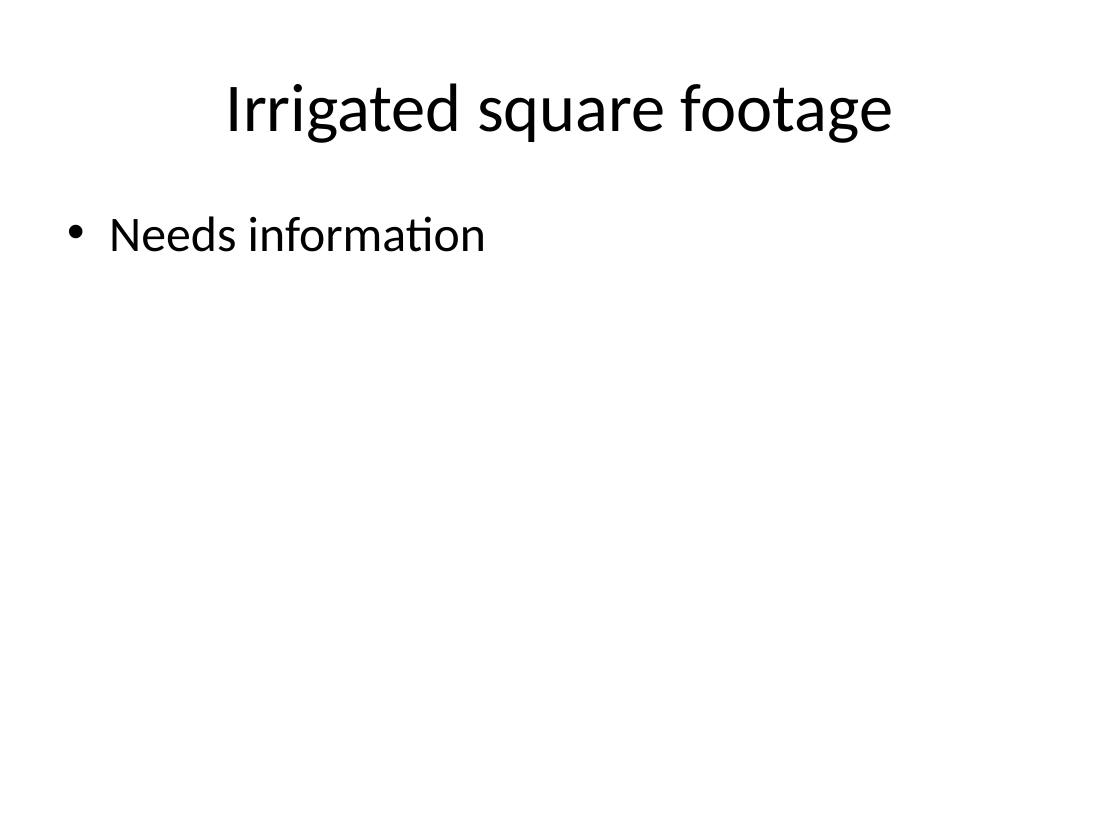
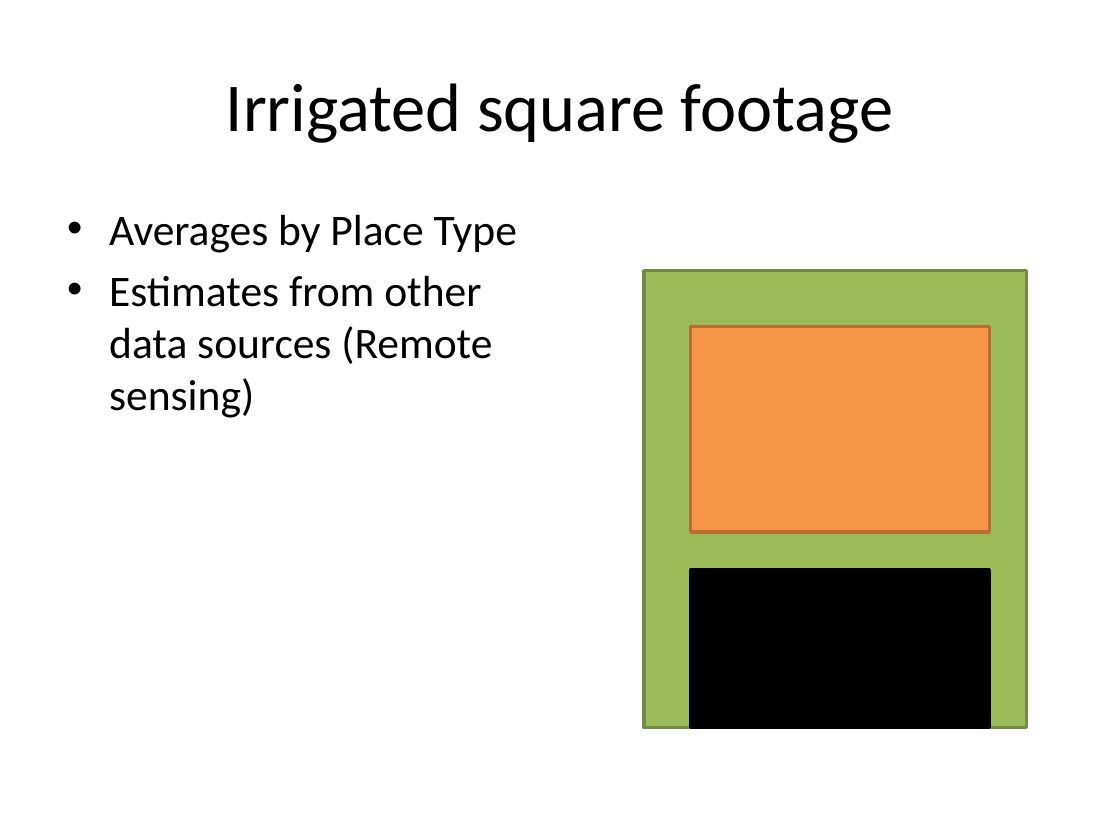
Before and after one commit to ucdavis-ice/UrbanFootprintCurriculum, a slide deck: slide 22 of OtherDocs/UF_BaseData.pptx. Drawn at 1120x840 pixels with LibreOffice and Linux fonts; fonts in the diff are those of the drawing. Boxes give left, top, right and bottom in pixels: in the first picture for what was removed or moved away, otherwise in the second. Text is boxed around its words. In the diff, an @@ line names an element or a change of style, - is before the commit and + after.

Commit message:
Base Data updates

```diff
--- a/OtherDocs/UF_BaseData.pptx
+++ b/OtherDocs/UF_BaseData.pptx
@@ text at (x1=109, y1=214, x2=517, y2=418): text changed; size 32 to 28 pt @@
-• Needs information
+• Averages by Place Type
+• Estimates from other data sources (Remote sensing)
@@ rectangle added at (x1=644, y1=271, x2=1027, y2=728), fill #9BBB59, outline #738A42 2 pt @@
@@ rectangle added at (x1=691, y1=327, x2=990, y2=532), fill #F79646, outline #B76F34 2 pt @@
@@ rectangle added at (x1=691, y1=569, x2=990, y2=728), fill #000000, outline #000000 2 pt @@
```
Also in this commit, not shown: 1 other slide changed, 1 slide removed.
